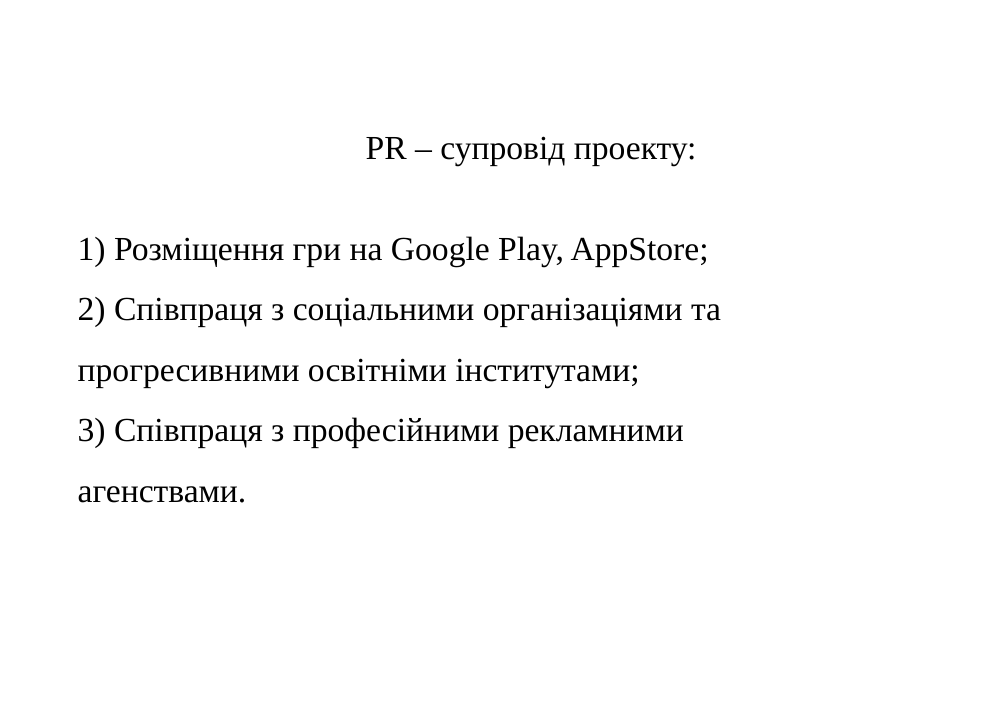
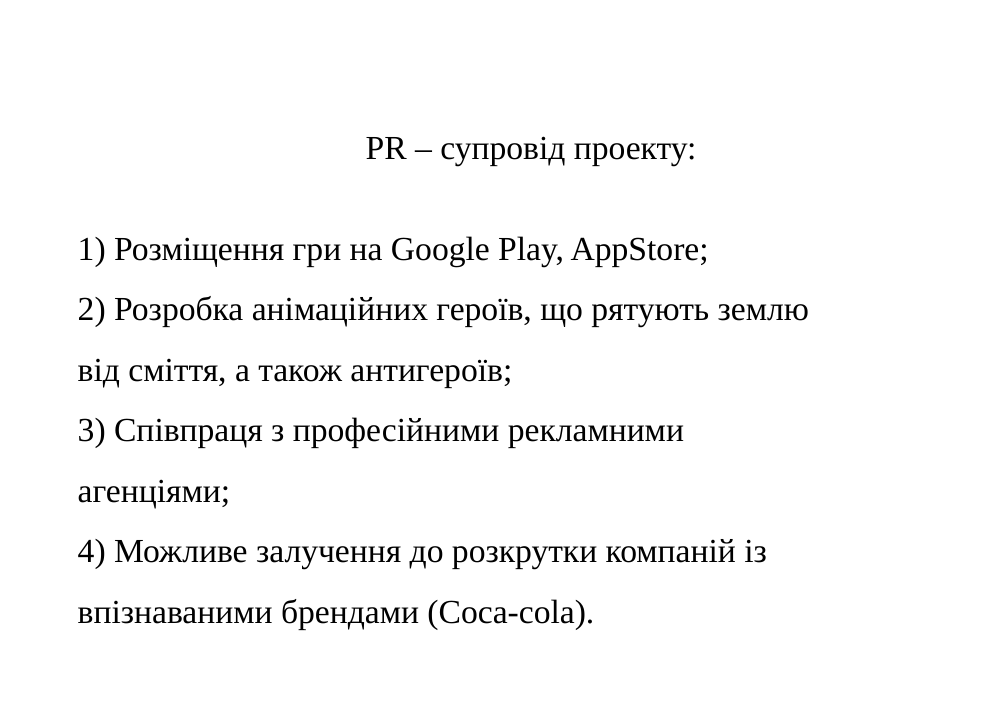
Before and after one commit to plekhotkindmytro/GarbageCollector, a slide deck: slide 5 of Garbage Collector Game.pptx. Drawn at 1008x715 pixels with LibreOffice and Linux fonts; fonts in the diff are those of the drawing; background and template pictures are left out. Boxes give left, top, right and bottom in pixels: in the first picture for what was removed or moved away, otherwise in the second. Text is boxed around its words. In the diff, an @@ line names an element or a change of style, - is before the commit and + after.

Commit message:
updated presentation

```diff
--- a/Garbage Collector Game.pptx
+++ b/Garbage Collector Game.pptx
@@ text at (78,296,809,630): text changed @@
-2) Співпраця з соціальними організаціями та прогресивними освітніми інститутами;
-3) Співпраця з професійними рекламними агенствами.
+2) Розробка анімаційних героїв, що рятують землю від сміття, а також антигероїв;
+3) Співпраця з професійними рекламними агенціями;
+4) Можливе залучення до розкрутки компаній із впізнаваними брендами (Coca-cola).
```
Also in this commit, not shown: 2 other slides changed.
